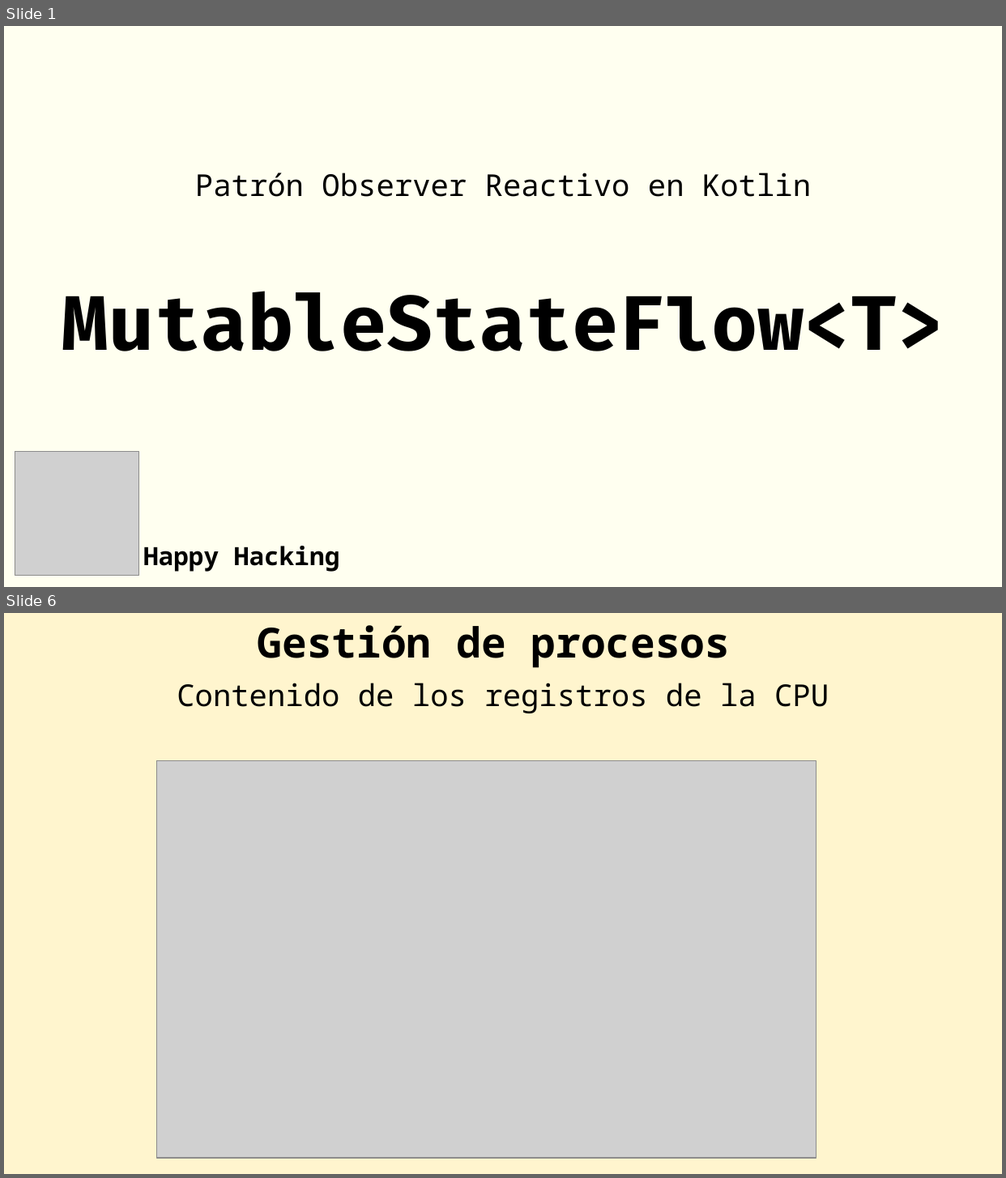
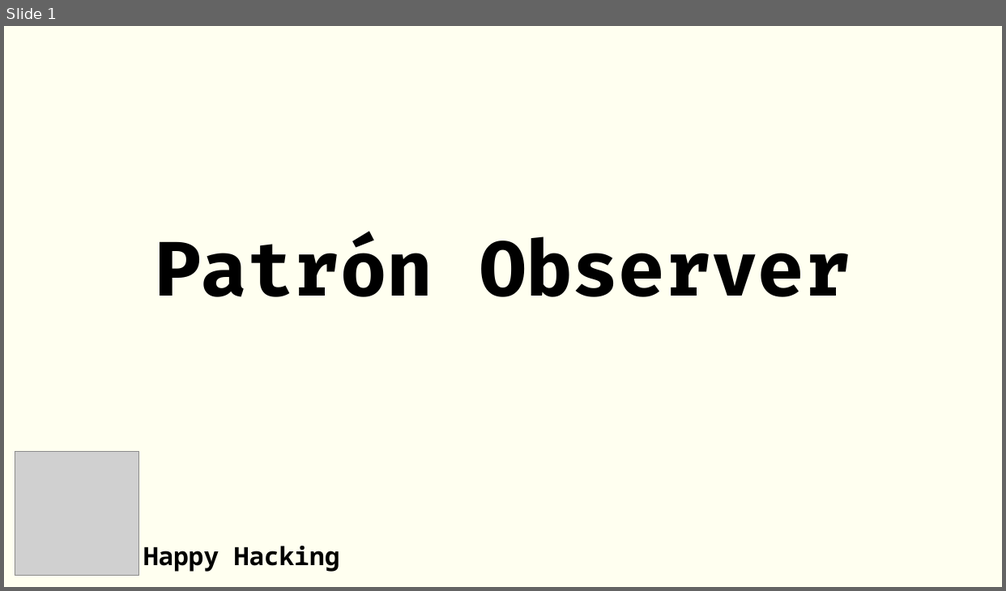
Before and after one commit to rgmf/psp, a slide deck: ut/02_programacion_multihilo/presentacion/mutable_state_flow.odp. Shown one above the other, each under a label of ours: slides 1 and 6 before the commit, slide 1 after it; the slides between them are not shown. The pictures are 1006x1178 and 1006x591 pixels, drawn with LibreOffice and Linux fonts; fonts in the diff are those of the drawing; grey boxes stand for pictures. Boxes give left, top, right and bottom in pixels: in the first picture for what was removed or moved away, otherwise in the second. Text is boxed around its words. In the diff, an @@ line names an element or a change of style, - is before the commit and + after.

```diff
--- a/ut/02_programacion_multihilo/presentacion/mutable_state_flow.odp
+++ b/ut/02_programacion_multihilo/presentacion/mutable_state_flow.odp
@@ slide 6 removed at (4,613,1002,1174), background #FFF5CE @@
@@ title removed at (258,625,731,668) @@
-Gestión de procesos
@@ text removed at (177,683,829,713) @@
-Contenido de los registros de la CPU
@@ picture removed at (157,761,817,1159) @@
@@ slide 1 changed as well @@
@@ subtitle at (155,235,850,297): text changed; size 24 to 60 pt; font Noto Sans Mono to Fira Code; bold on @@
-Patrón Observer Reactivo en Kotlin
-MutableStateFlow<T>
+Patrón Observer
```
Also in this commit, not shown: 7 slides added, 28 other slides removed, 2 other files.
